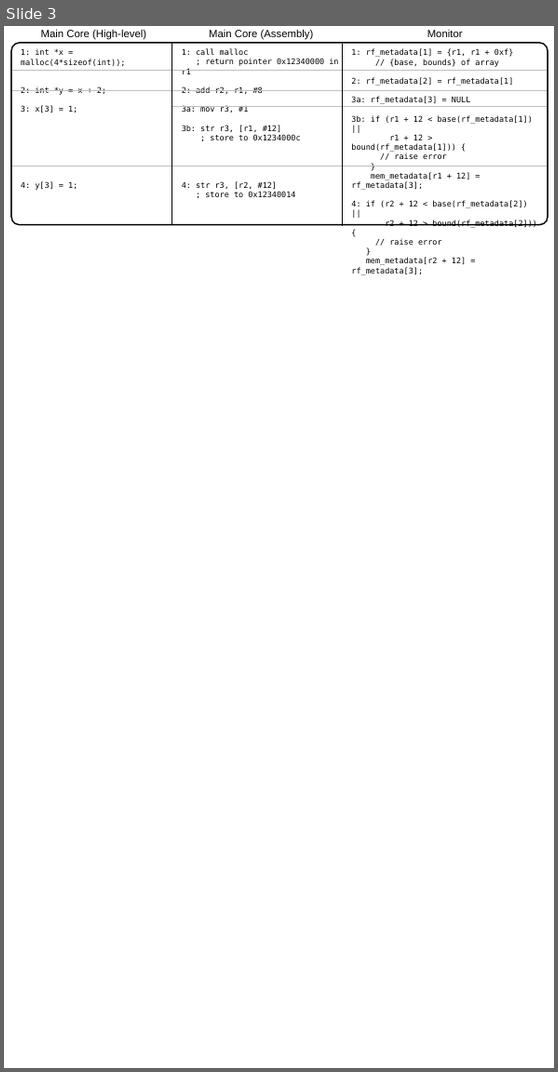
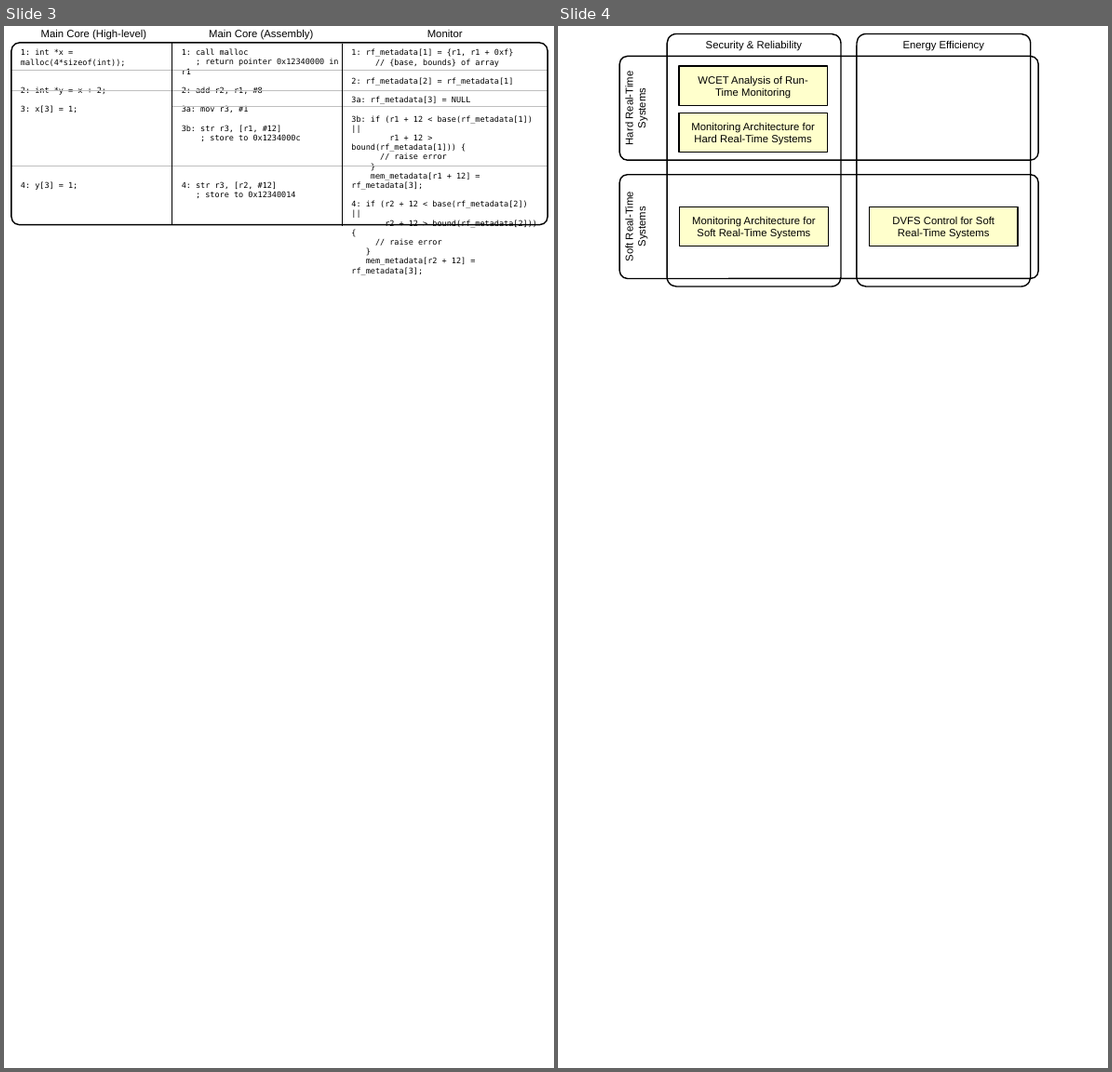
Before and after one commit to dl575/lo_thesis, a slide deck: figs_src/diagrams-wide.pptx. Shown side by side, each under a label of ours: slide 3 before the commit, slides 3 and 4 after it. The pictures are 558x1072 and 1112x1072 pixels, drawn with LibreOffice and Linux fonts; fonts in the diff are those of the drawing. Boxes give left, top, right and bottom in pixels: in the first picture for what was removed or moved away, otherwise in the second. Text is boxed around its words. In the diff, an @@ line names an element or a change of style, - is before the commit and + after.

```diff
--- a/figs_src/diagrams-wide.pptx
+++ b/figs_src/diagrams-wide.pptx
@@ slide 4 added at <box>558,26,1108,1068</box>, background #FFFFFF @@
@@ rounded rectangle added at <box>667,33,841,286</box>, outline #000000 1 pt @@
@@ text added at <box>706,41,803,51</box>, 8 pt, text #000000 @@
+Security & Reliability
@@ rounded rectangle added at <box>857,33,1030,286</box>, outline #000000 1 pt @@
@@ text added at <box>903,41,984,51</box>, 8 pt, text #000000 @@
+Energy Efficiency
@@ rounded rectangle added at <box>619,57,1039,161</box>, outline #000000 1 pt @@
@@ text added at <box>623,77,648,144</box>, 8 pt, text #000000 @@
+Hard Real-Time Systems
@@ rectangle added at <box>679,66,828,106</box>, fill #FFFFCC, outline #000000 1 pt, 8 pt, text #000000 @@
+WCET Analysis of Run-Time Monitoring
@@ rectangle added at <box>679,113,828,153</box>, fill #FFFFCC, outline #000000 1 pt, 8 pt, text #000000 @@
+Monitoring Architecture for Hard Real-Time Systems
@@ rounded rectangle added at <box>619,175,1039,279</box>, outline #000000 1 pt @@
@@ text added at <box>623,196,648,261</box>, 8 pt, text #000000 @@
+Soft Real-Time Systems
@@ rectangle added at <box>679,207,828,246</box>, fill #FFFFCC, outline #000000 1 pt, 8 pt, text #000000 @@
+Monitoring Architecture for Soft Real-Time Systems
@@ rectangle added at <box>869,207,1017,246</box>, fill #FFFFCC, outline #000000 1 pt, 8 pt, text #000000 @@
+DVFS Control for Soft Real-Time Systems
```
Also in this commit, not shown: 1 other slide added, 4 other files.
